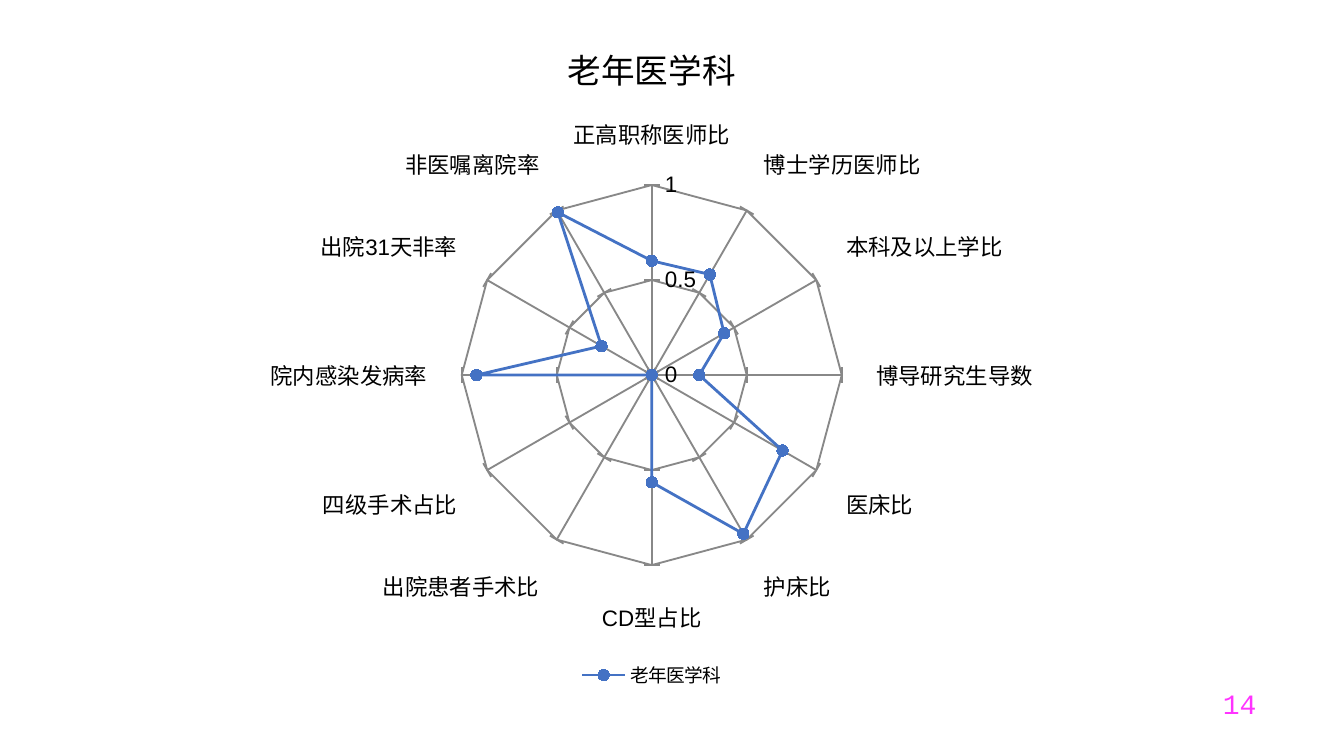
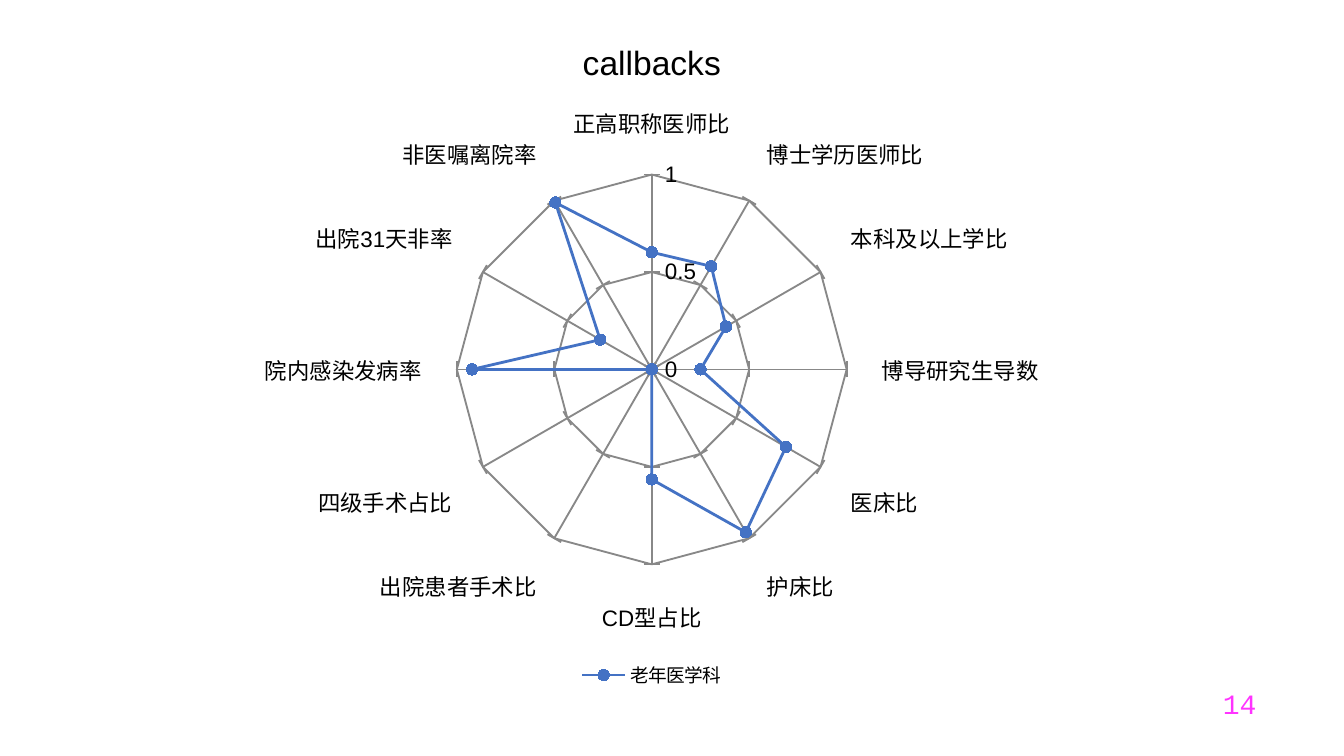
Before and after one commit to Tostig0916/hqcoffee, a slide deck: slide 14 of outputs/PPT/jsszyy.pptxgen.pptx. Drawn at 1344x756 pixels with LibreOffice and Linux fonts; fonts in the diff are those of the drawing. Boxes give left, top, right and bottom in pixels: in the first picture for what was removed or moved away, otherwise in the second. Text is boxed around its words. In the diff, an @@ line names an element or a change of style, - is before the commit and + after.

```diff
--- a/outputs/PPT/jsszyy.pptxgen.pptx
+++ b/outputs/PPT/jsszyy.pptxgen.pptx
@@ radar chart at <box>13,13,1290,694</box> @@
@@ title "老年医学科" to "callbacks" @@
```
Also in this commit, not shown: 36 other slides changed, 3 other files.
